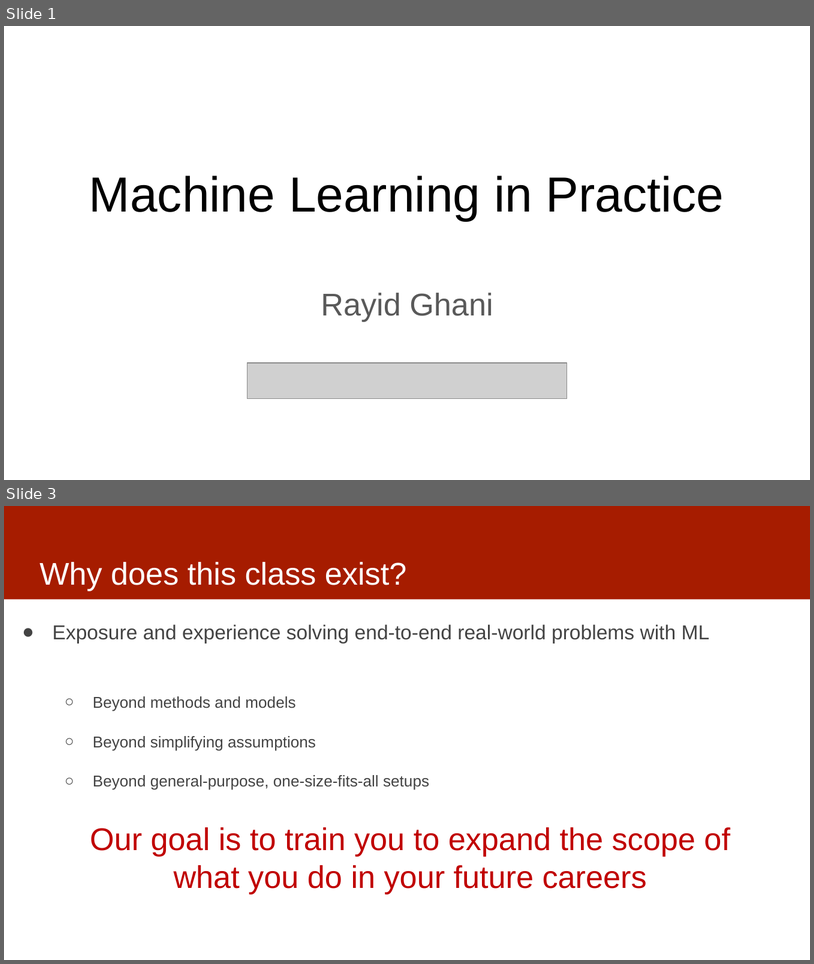
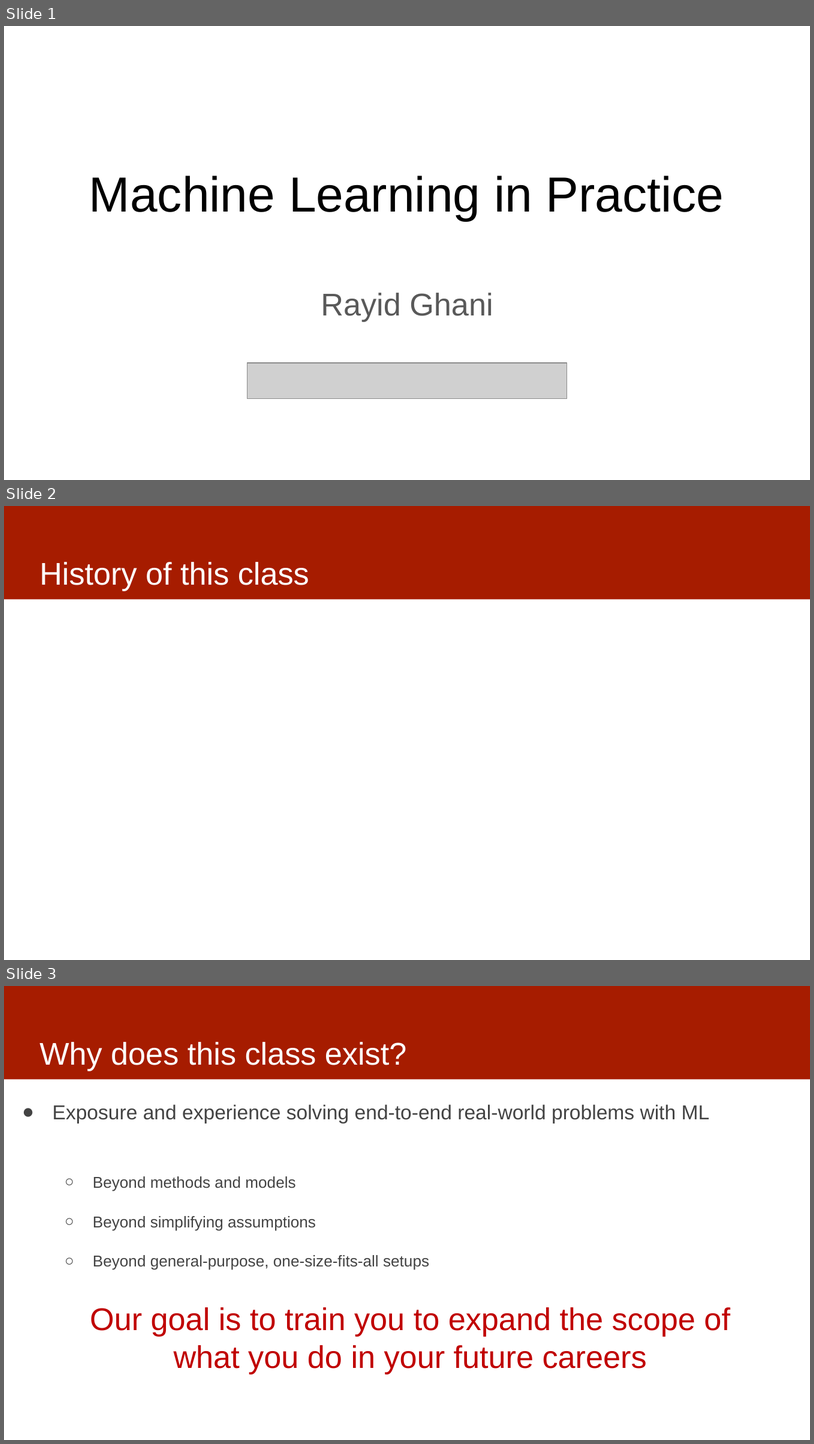
Before and after one commit to dssg/MLinPractice, a slide deck: Lectures/Lecture1-ClassOverview.pptx. Shown one above the other, each under a label of ours: slides 1 and 3 before the commit, slides 1, 2 and 3 after it; the slides between them are not shown. The pictures are 814x964 and 814x1444 pixels, drawn with LibreOffice and Linux fonts; fonts in the diff are those of the drawing; grey boxes stand for pictures. Boxes give left, top, right and bottom in pixels: in the first picture for what was removed or moved away, otherwise in the second. Text is boxed around its words. In the diff, an @@ line names an element or a change of style, - is before the commit and + after.

```diff
--- a/Lectures/Lecture1-ClassOverview.pptx
+++ b/Lectures/Lecture1-ClassOverview.pptx
@@ slide 2 added at (x1=4, y1=506, x2=810, y2=960), background #FFFFFF; not listed: 1 template element that a slide beside it also shows @@
@@ title added at (x1=39, y1=562, x2=309, y2=591), 28 pt, text #FFFFFF @@
+History of this class
```
Also in this commit, not shown: 4 slides changed, 1 other slide added, 1 slide removed.
